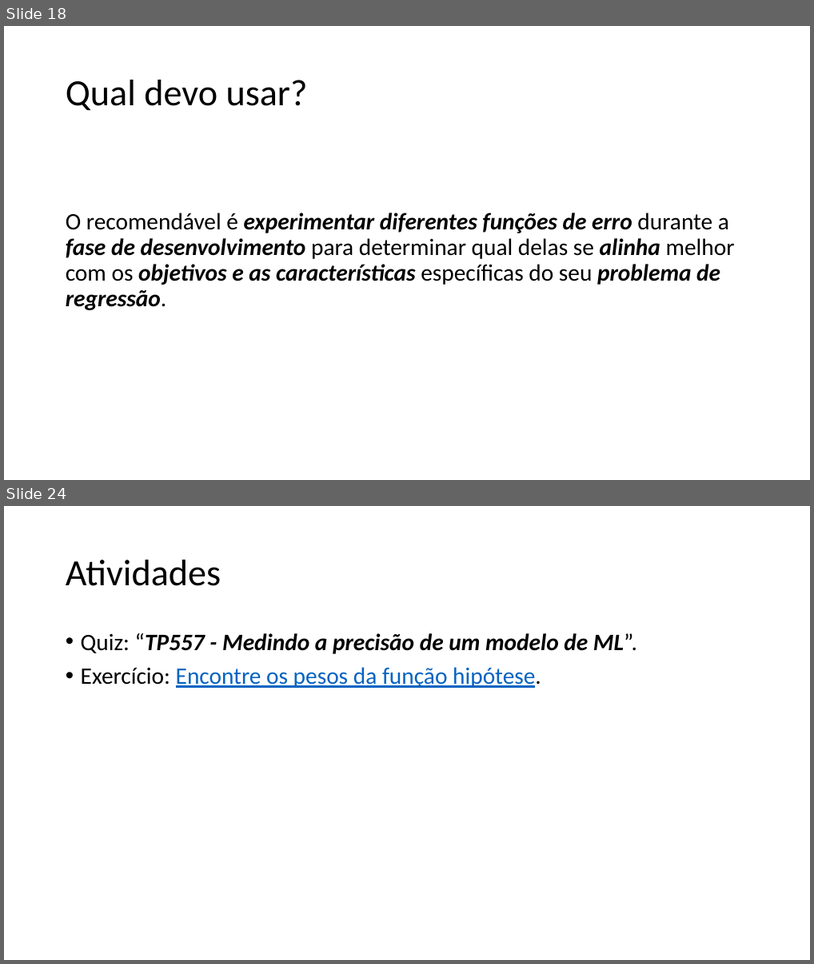
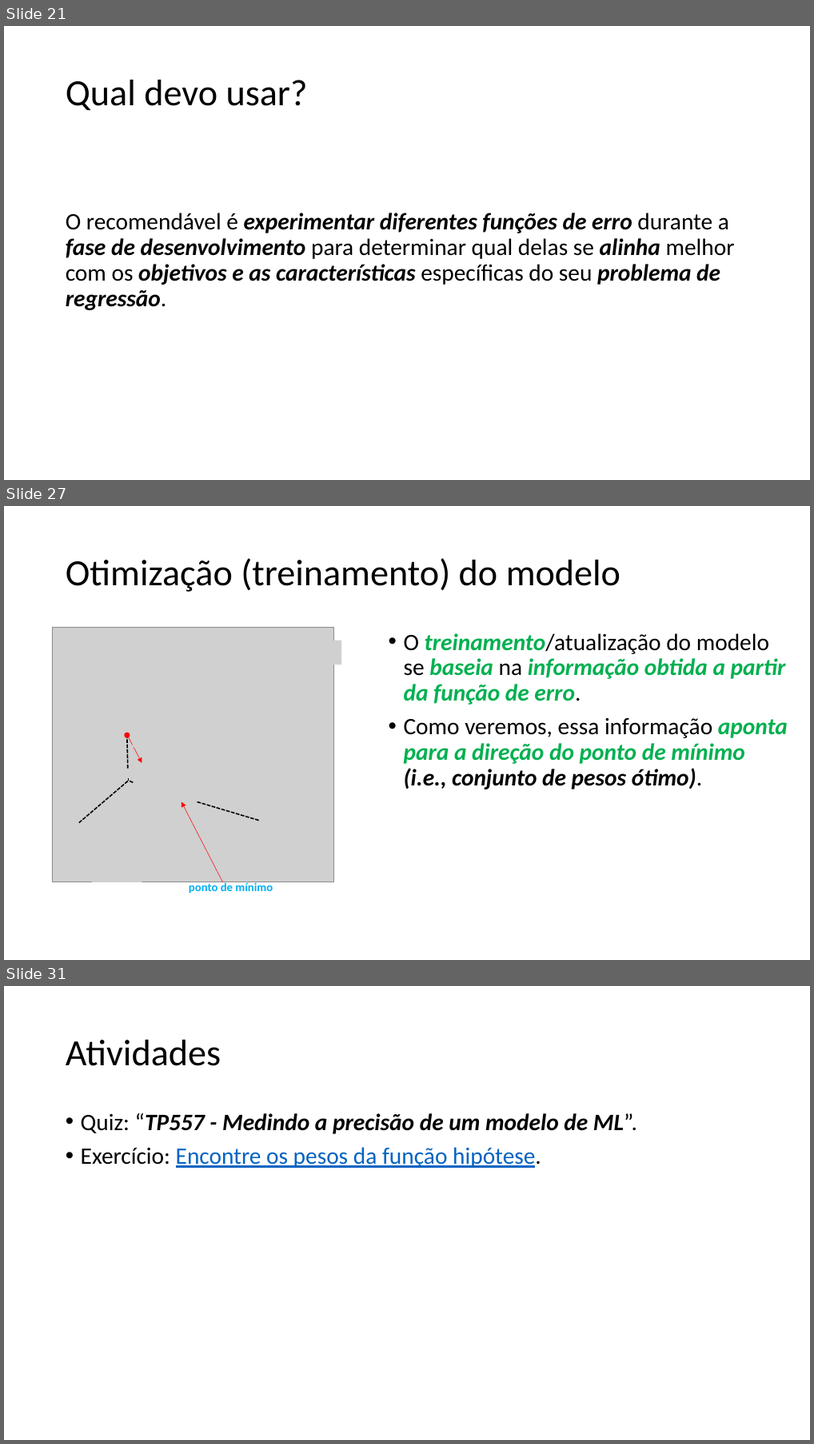
Before and after one commit to zz4fap/tp557-iot-ml, a slide deck: slides/TP557_5_Medindo_a_precisão_de_um_modelo_de_ML.pptx. Shown one above the other, each under a label of ours: slides 18 and 24 before the commit, slides 21, 27 and 31 after it; the slides between them are not shown. The pictures are 814x964 and 814x1444 pixels, drawn with LibreOffice and Linux fonts; fonts in the diff are those of the drawing; grey boxes stand for pictures. Boxes give left, top, right and bottom in pixels: in the first picture for what was removed or moved away, otherwise in the second. Text is boxed around its words. In the diff, an @@ line names an element or a change of style, - is before the commit and + after.

```diff
--- a/slides/TP557_5_Medindo_a_precisão_de_um_modelo_de_ML.pptx
+++ b/slides/TP557_5_Medindo_a_precisão_de_um_modelo_de_ML.pptx
@@ slide 27 added at box(4, 506, 810, 960), background #FFFFFF @@
@@ title added at box(66, 558, 621, 592), 44 pt, text #000000 @@
+Otimização (treinamento) do modelo
@@ text added at box(404, 633, 788, 789), 28 pt, text #00B050, bold, italic @@
+• O treinamento/atualização do modelo se baseia na informação obtida a partir da função de erro.
+• Como veremos, essa informação aponta para a direção do ponto de mínimo (i.e., conjunto de pesos ótimo).
@@ picture added at box(132, 698, 243, 748) @@
@@ group added at box(52, 627, 342, 893): 5 lines, 4 pictures, 2 arrows, 1 ellipse, 1 text @@
+ponto de mínimo
@@ what was slide 18 is now slide 21 @@
@@ what was slide 24 is now slide 31 @@
```
Also in this commit, not shown: 15 slides changed, 6 other slides added, 1 other file.
